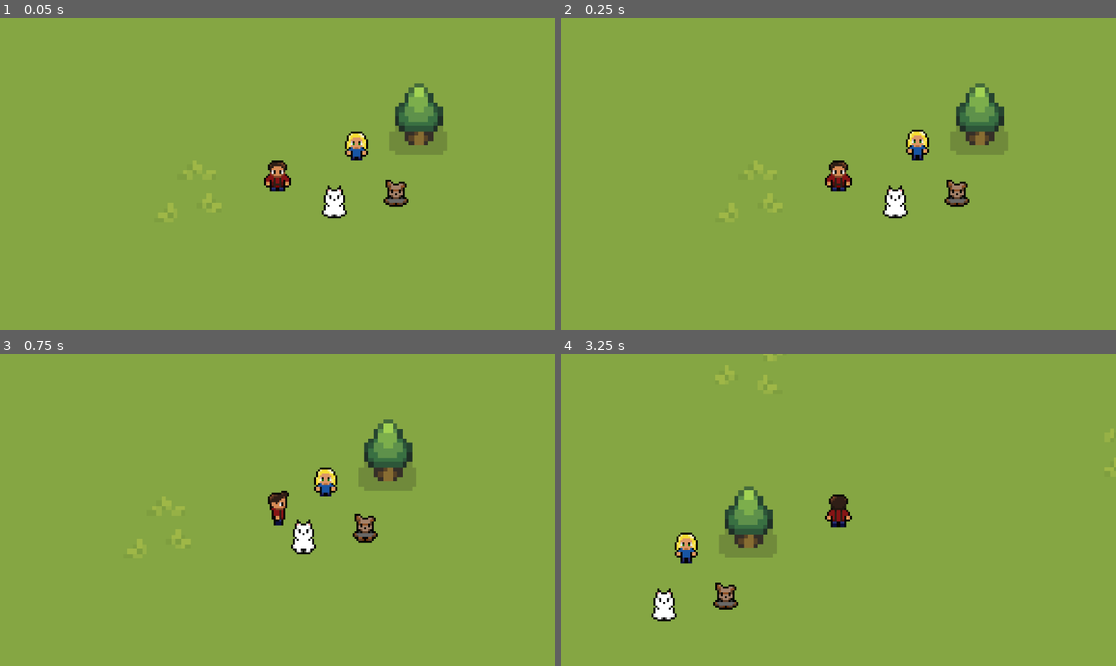
Above: before the commit, frames 1-4 (two rows, left to right).
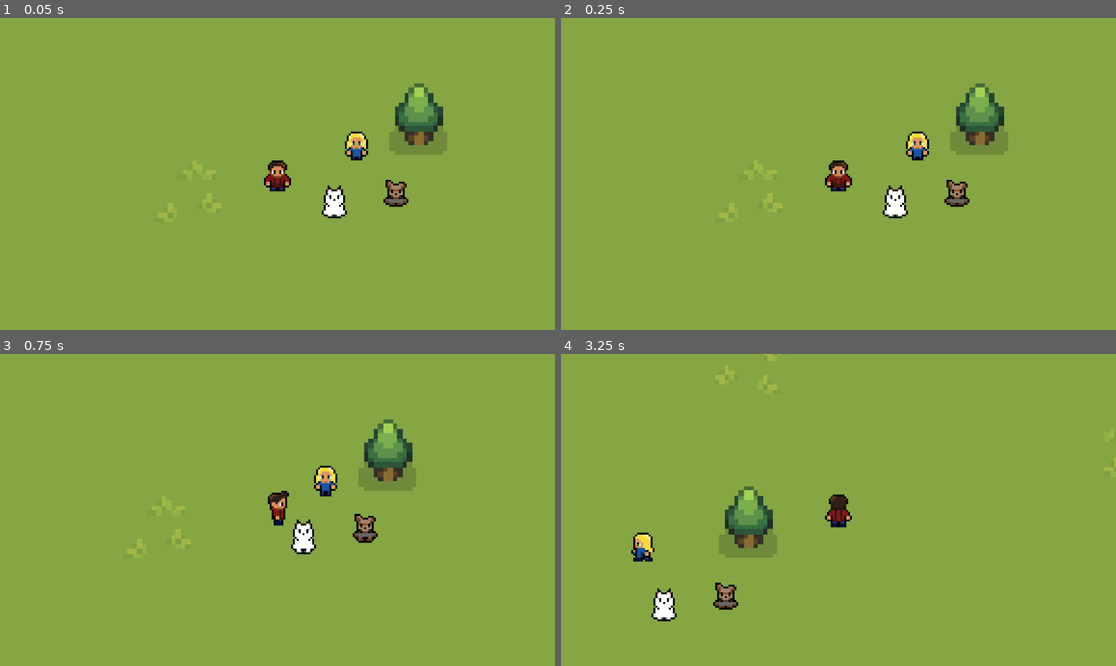
Above: after the commit, the same moments.

Repository: Thomasmc96/frydenlund
Game: Godot game, scene res://scenes/world.tscn
The game is run twice, just before and just after one commit, with the same random seed, the same clock (stepped at 60 frames per second) and the same inputs.
Inputs (mouse positions are in pixels of both pictures, inside the frame that each line leads up to):
- Up to frame 1 (0.05 s): no input
- Up to frame 2 (0.25 s): no input
- Up to frame 3 (0.75 s): move the mouse to (399, 494) at 0.52 s; hold D (right) from 0.53 s (still down)
- Up to frame 4 (3.25 s): move the mouse to (727, 525) at 1.27 s; release D (right) at 1.28 s; hold S (down) 1.28-2.03 s; move the mouse to (894, 441) at 2.02 s; hold D (right) 2.03-2.78 s; move the mouse to (810, 572) at 2.77 s; hold W (up) from 2.78 s (still down)

Frame 1 is identical in both runs. In frame 2, 0.2% of the frame differs, in the area x 62-67%, y 35-45%; in frame 3, 0.2%; in frame 4, 0.7%, in the area x 12-25%, y 57-68%.

Commit message:
ditte animations

Diff:
--- a/scenes/ditte.tscn
+++ b/scenes/ditte.tscn
@@ -10,6 +10,70 @@
 [sub_resource type="AtlasTexture" id="AtlasTexture_khek0"]
 atlas = ExtResource("1_xol2c")
 region = Rect2(32, 0, 32, 32)
+
+[sub_resource type="AtlasTexture" id="AtlasTexture_g5roy"]
+atlas = ExtResource("1_xol2c")
+region = Rect2(32, 32, 32, 32)
+
+[sub_resource type="AtlasTexture" id="AtlasTexture_0amnq"]
+atlas = ExtResource("1_xol2c")
+region = Rect2(64, 32, 32, 32)
+
+[sub_resource type="AtlasTexture" id="AtlasTexture_kq7ab"]
+atlas = ExtResource("1_xol2c")
+region = Rect2(96, 32, 32, 32)
+
+[sub_resource type="AtlasTexture" id="AtlasTexture_nianp"]
+atlas = ExtResource("1_xol2c")
+region = Rect2(128, 32, 32, 32)
+
+[sub_resource type="AtlasTexture" id="AtlasTexture_i67tu"]
+atlas = ExtResource("1_xol2c")
+region = Rect2(32, 64, 32, 32)
+
+[sub_resource type="AtlasTexture" id="AtlasTexture_aec2v"]
+atlas = ExtResource("1_xol2c")
+region = Rect2(64, 64, 32, 32)
+
+[sub_resource type="AtlasTexture" id="AtlasTexture_f7v8l"]
+atlas = ExtResource("1_xol2c")
+region = Rect2(96, 64, 32, 32)
+
+[sub_resource type="AtlasTexture" id="AtlasTexture_751hn"]
+atlas = ExtResource("1_xol2c")
+region = Rect2(128, 64, 32, 32)
+
+[sub_resource type="AtlasTexture" id="AtlasTexture_hyvh1"]
+atlas = ExtResource("1_xol2c")
+region = Rect2(32, 0, 32, 32)
+
+[sub_resource type="AtlasTexture" id="AtlasTexture_r5jqa"]
+atlas = ExtResource("1_xol2c")
+region = Rect2(64, 0, 32, 32)
+
+[sub_resource type="AtlasTexture" id="AtlasTexture_2sif0"]
+atlas = ExtResource("1_xol2c")
+region = Rect2(96, 0, 32, 32)
+
+[sub_resource type="AtlasTexture" id="AtlasTexture_n2lq8"]
+atlas = ExtResource("1_xol2c")
+region = Rect2(128, 0, 32, 32)
+
+[sub_resource type="AtlasTexture" id="AtlasTexture_d77nn"]
+atlas = ExtResource("1_xol2c")
+region = Rect2(32, 96, 32, 32)
+
+[sub_resource type="AtlasTexture" id="AtlasTexture_3kpnk"]
+atlas = ExtResource("1_xol2c")
+region = Rect2(64, 96, 32, 32)
+
+[sub_resource type="AtlasTexture" id="AtlasTexture_hfdov"]
+atlas = ExtResource("1_xol2c")
+region = Rect2(96, 96, 32, 32)
+
+[sub_resource type="AtlasTexture" id="AtlasTexture_rti4s"]
+atlas = ExtResource("1_xol2c")
+region = Rect2(128, 96, 32, 32)
 
 [sub_resource type="SpriteFrames" id="SpriteFrames_ar624"]
 animations = [{
@@ -23,6 +87,74 @@
 "loop": true,
 "name": &"idle",
 "speed": 2.0
+}, {
+"frames": [{
+"duration": 1.0,
+"texture": SubResource("AtlasTexture_g5roy")
+}, {
+"duration": 1.0,
+"texture": SubResource("AtlasTexture_0amnq")
+}, {
+"duration": 1.0,
+"texture": SubResource("AtlasTexture_kq7ab")
+}, {
+"duration": 1.0,
+"texture": SubResource("AtlasTexture_nianp")
+}],
+"loop": true,
+"name": &"walk_e",
+"speed": 5.0
+}, {
+"frames": [{
+"duration": 1.0,
+"texture": SubResource("AtlasTexture_i67tu")
+}, {
+"duration": 1.0,
+"texture": SubResource("AtlasTexture_aec2v")
+}, {
+"duration": 1.0,
+"texture": SubResource("AtlasTexture_f7v8l")
+}, {
+"duration": 1.0,
+"texture": SubResource("AtlasTexture_751hn")
+}],
+"loop": true,
+"name": &"walk_n",
+"speed": 4.0
+}, {
+"frames": [{
+"duration": 1.0,
+"texture": SubResource("AtlasTexture_hyvh1")
+}, {
+"duration": 1.0,
+"texture": SubResource("AtlasTexture_r5jqa")
+}, {
+"duration": 1.0,
+"texture": SubResource("AtlasTexture_2sif0")
+}, {
+"duration": 1.0,
+"texture": SubResource("AtlasTexture_n2lq8")
+}],
+"loop": true,
+"name": &"walk_s",
+"speed": 4.0
+}, {
+"frames": [{
+"duration": 1.0,
+"texture": SubResource("AtlasTexture_d77nn")
+}, {
+"duration": 1.0,
+"texture": SubResource("AtlasTexture_3kpnk")
+}, {
+"duration": 1.0,
+"texture": SubResource("AtlasTexture_hfdov")
+}, {
+"duration": 1.0,
+"texture": SubResource("AtlasTexture_rti4s")
+}],
+"loop": true,
+"name": &"walk_w",
+"speed": 5.0
 }]
 
 [sub_resource type="CircleShape2D" id="CircleShape2D_vqf67"]
@@ -35,9 +167,15 @@
 [node name="AnimatedSprite2D" type="AnimatedSprite2D" parent="."]
 unique_name_in_owner = true
 sprite_frames = SubResource("SpriteFrames_ar624")
-animation = &"idle"
-frame_progress = 0.725512
+animation = &"walk_w"
+frame_progress = 0.636107
 
 [node name="CollisionShape2D" type="CollisionShape2D" parent="."]
 position = Vector2(0, 6)
 shape = SubResource("CircleShape2D_vqf67")
+
+[node name="Timer" type="Timer" parent="."]
+unique_name_in_owner = true
+autostart = true
+
+[connection signal="timeout" from="Timer" to="." method="_on_timer_timeout"]
--- a/scripts/ditte.gd
+++ b/scripts/ditte.gd
@@ -2,11 +2,48 @@
 
 class_name Ditte
 
-enum STATES {WALKING, IDLE}
+enum STATES {WALKING, IDLE, NEW_DIR}
 @onready var animated_sprite = %AnimatedSprite2D
+@onready var timer = %Timer
 
-const speed = 80
+const speed = 30
 var state = STATES.IDLE
+var is_roaming = true
+var is_chatting = false
+var direction = Vector2.RIGHT
+
 
 func _physics_process(delta):
-	animated_sprite.play("idle")
+	if state == STATES.IDLE or state == STATES.NEW_DIR:
+		$AnimatedSprite2D.play("idle")
+	elif state == STATES.WALKING and !is_chatting:
+		if direction.x == -1:
+			$AnimatedSprite2D.play("walk_w")
+		if direction.x == 1:
+			$AnimatedSprite2D.play("walk_e")
+		if direction.y == -1:
+			$AnimatedSprite2D.play("walk_n")
+		if direction.y == 1:
+			$AnimatedSprite2D.play("walk_s")
+
+	if is_roaming:
+		match state:
+			STATES.IDLE:
+				pass
+			STATES.NEW_DIR:
+				direction = chooseRandom([Vector2.RIGHT, Vector2.UP, Vector2.LEFT, Vector2.DOWN])
+			STATES.WALKING:
+				move(delta)
+
+func chooseRandom(array):
+	array.shuffle()
+	return array.front()
+
+func move(delta):
+	if !is_chatting:
+		velocity = direction * speed
+		move_and_slide()
+
+func _on_timer_timeout():
+	timer.wait_time = chooseRandom([0.5, 1, 1.5])
+	state = chooseRandom(STATES.values())
Binary file changed: art/characters/ditte.png
Not shown: 1 places in scenes/ditte.tscn that only renumber resources
